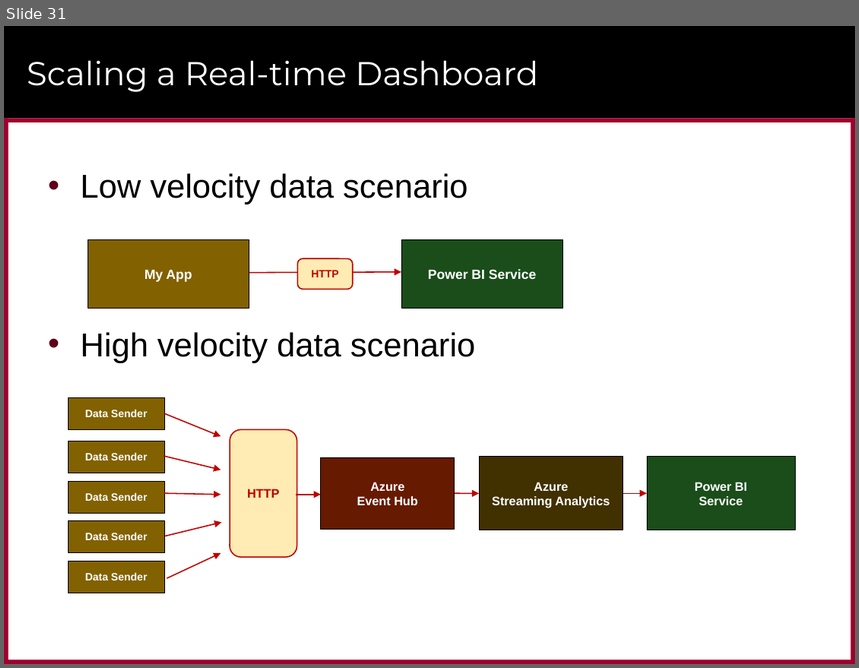
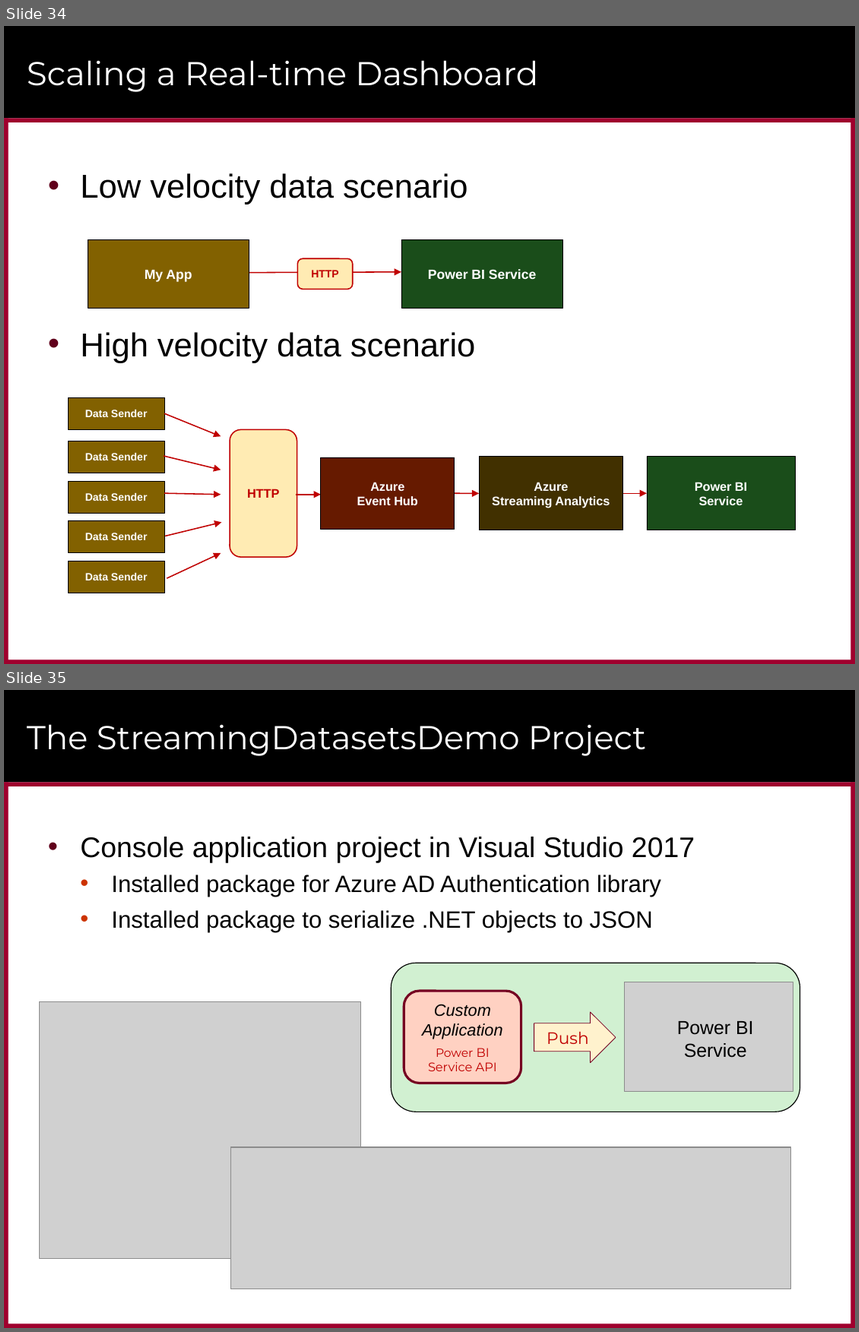
Before and after one commit to CriticalPathTraining/RealtimeDashboards, a slide deck: RealtimeDashboards.pptx. Shown one above the other, each under a label of ours: slide 31 before the commit, slides 34 and 35 after it. The pictures are 859x668 and 859x1332 pixels, drawn with LibreOffice and Linux fonts; fonts in the diff are those of the drawing; grey boxes stand for pictures; background and template pictures are left out. Boxes give left, top, right and bottom in pixels: in the first picture for what was removed or moved away, otherwise in the second. Text is boxed around its words. In the diff, an @@ line names an element or a change of style, - is before the commit and + after.

```diff
--- a/RealtimeDashboards.pptx
+++ b/RealtimeDashboards.pptx
@@ slide 35 added at (4, 690, 855, 1328), background #FFFFFF; not listed: 6 template elements that a slide beside it also shows @@
@@ title added at (27, 724, 646, 756), 28 pt, text #FFFFFF @@
+The StreamingDatasetsDemo Project
@@ text added at (80, 837, 695, 932), 20 pt, text #000000 @@
+• Console application project in Visual Studio 2017
+  • Installed package for Azure AD Authentication library
+  • Installed package to serialize .NET objects to JSON
@@ picture added at (40, 1002, 361, 1259) @@
@@ group added at (392, 964, 800, 1113): 2 rounded rectangles, 1 picture, 1 text, 1 right arrow @@
+Power BI
+Service
+Custom
+Application
+Power BI
+Service API
+Push
@@ picture added at (231, 1148, 791, 1290) @@
@@ what was slide 31 is now slide 34 @@
```
Also in this commit, not shown: 1 slide changed, 5 other slides added, 1 other file.
